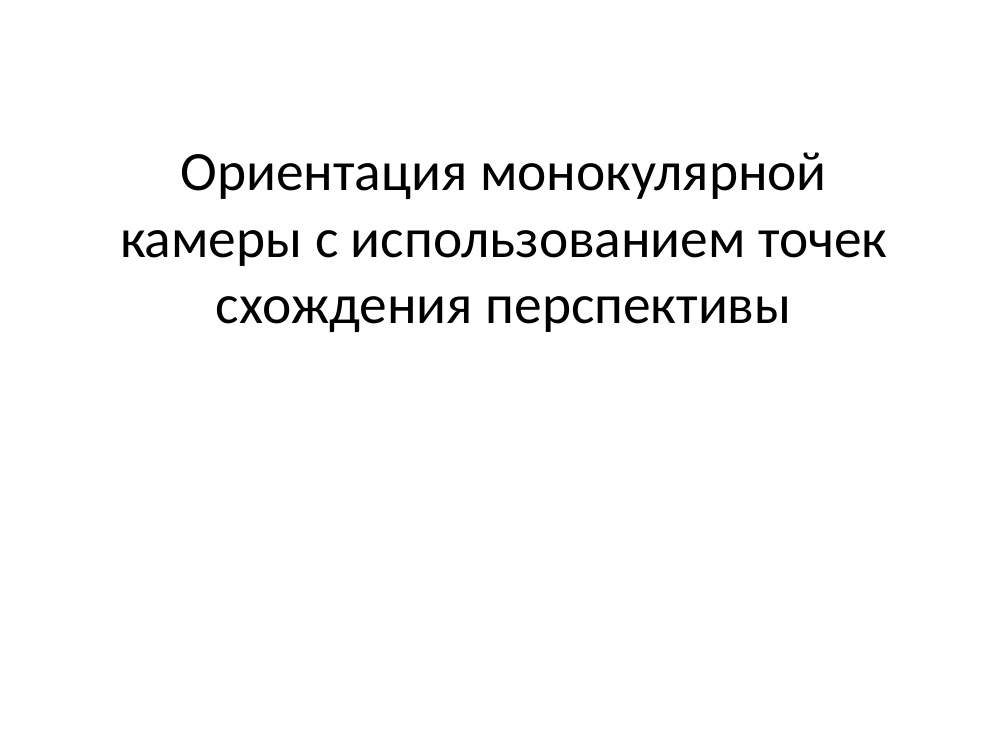
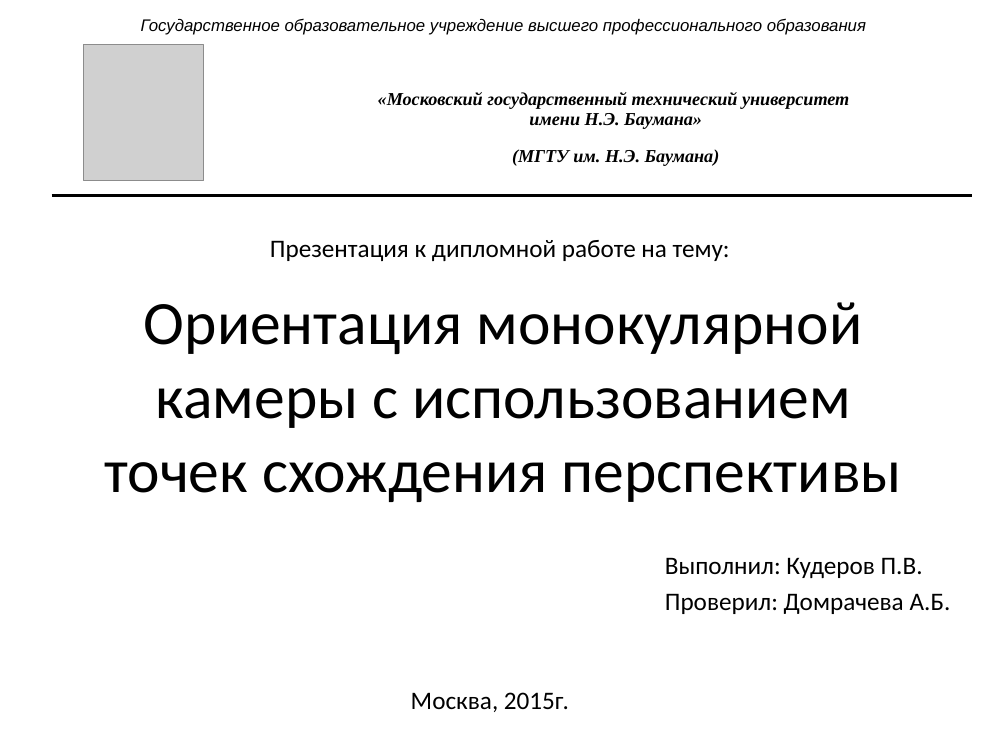
Before and after one commit to pkuderov/gyrocam, a slide deck: slide 1 of presentation.pptx. Drawn at 1008x756 pixels with LibreOffice and Linux fonts; fonts in the diff are those of the drawing; grey boxes stand for pictures. Boxes give left, top, right and bottom in pixels: in the first picture for what was removed or moved away, otherwise in the second. Text is boxed around its words. In the diff, an @@ line names an element or a change of style, - is before the commit and + after.

```diff
--- a/presentation.pptx
+++ b/presentation.pptx
@@ text added at (x1=141, y1=18, x2=866, y2=35), 12 pt, text #000000, italic @@
+Государственное образовательное учреждение высшего профессионального образования
@@ picture added at (x1=84, y1=44, x2=205, y2=180) @@
@@ table added at (x1=51, y1=60, x2=973, y2=196), 1 rows, 2 columns @@
+ | «Московский государственный технический университет имени Н.Э. Баумана» / (МГТУ им. Н.Э. Баумана)
@@ title "Ориентация монокулярной камеры с использованием ..." moved from (x1=120, y1=152, x2=887, y2=332) to (x1=105, y1=302, x2=902, y2=502) @@
@@ title "Ориентация монокулярной камеры с использованием ..." at (x1=105, y1=302, x2=902, y2=502): size 39.6 to 44 pt @@
@@ text added at (x1=270, y1=240, x2=730, y2=261), 18 pt, text #000000 @@
+Презентация к дипломной работе на тему:
@@ subtitle added at (x1=665, y1=557, x2=951, y2=614), 18 pt, text #000000 @@
+Выполнил: Кудеров П.В.
+Проверил: Домрачева А.Б.
@@ text added at (x1=411, y1=692, x2=569, y2=712), 18 pt, text #000000 @@
+Москва, 2015г.
```
Also in this commit, not shown: 7 other slides changed, 5 slides added, 5 slides removed, 3 other files.
